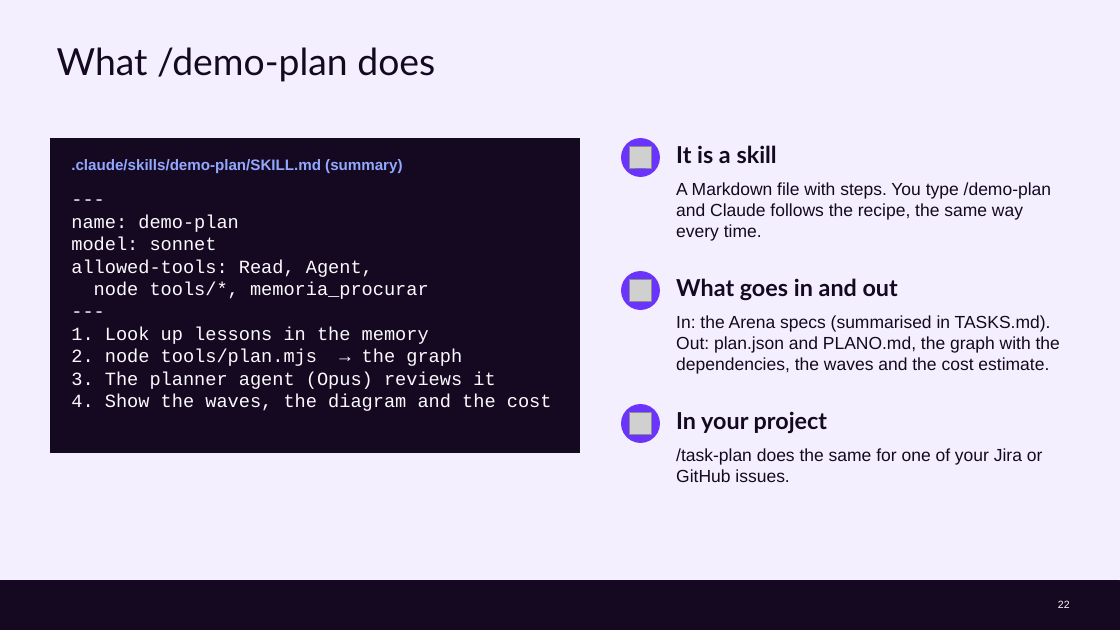
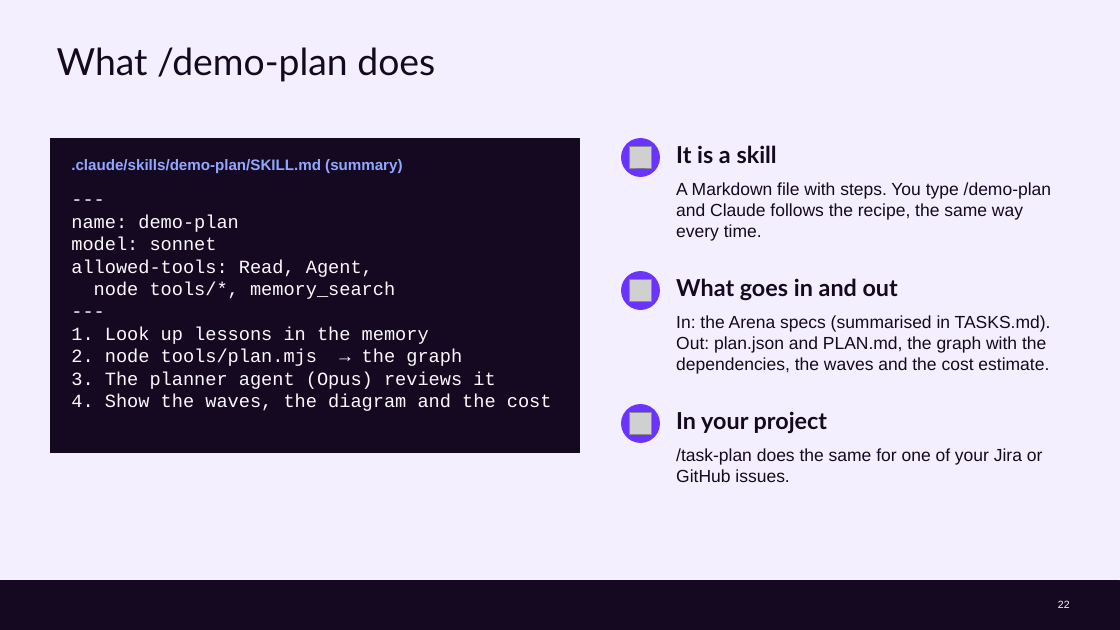
Before and after one commit to cx-guilherme-pinto/workshop-claude, a slide deck: slide 22 of slides/workshop.en.pptx. Drawn at 1120x630 pixels with LibreOffice and Linux fonts; fonts in the diff are those of the drawing; grey boxes stand for pictures; background and template pictures are left out. Boxes give left, top, right and bottom in pixels: in the first picture for what was removed or moved away, otherwise in the second. Text is boxed around its words. In the diff, an @@ line names an element or a change of style, - is before the commit and + after.

```diff
--- a/slides/workshop.en.pptx
+++ b/slides/workshop.en.pptx
@@ text at (94, 282, 395, 299): text changed @@
-node tools/*, memoria_procurar
+node tools/*, memory_search
@@ text at (676, 315, 1051, 374): text changed @@
-In: the Arena specs (summarised in TASKS.md). Out: plan.json and PLANO.md, the graph with the dependencies, the waves and the cost estimate.
+In: the Arena specs (summarised in TASKS.md). Out: plan.json and PLAN.md, the graph with the dependencies, the waves and the cost estimate.
```
Also in this commit, not shown: 11 other slides changed, 35 other files.
